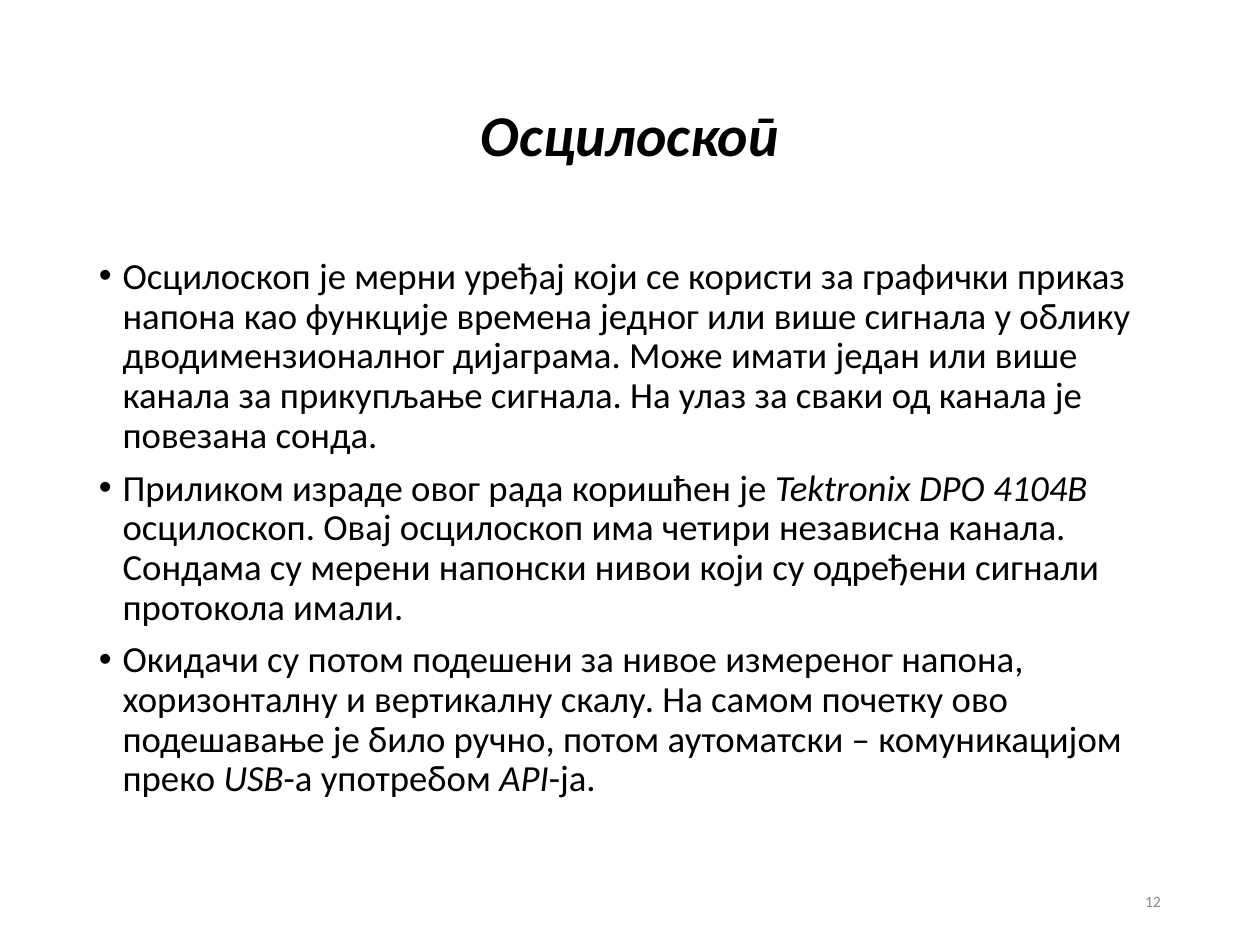
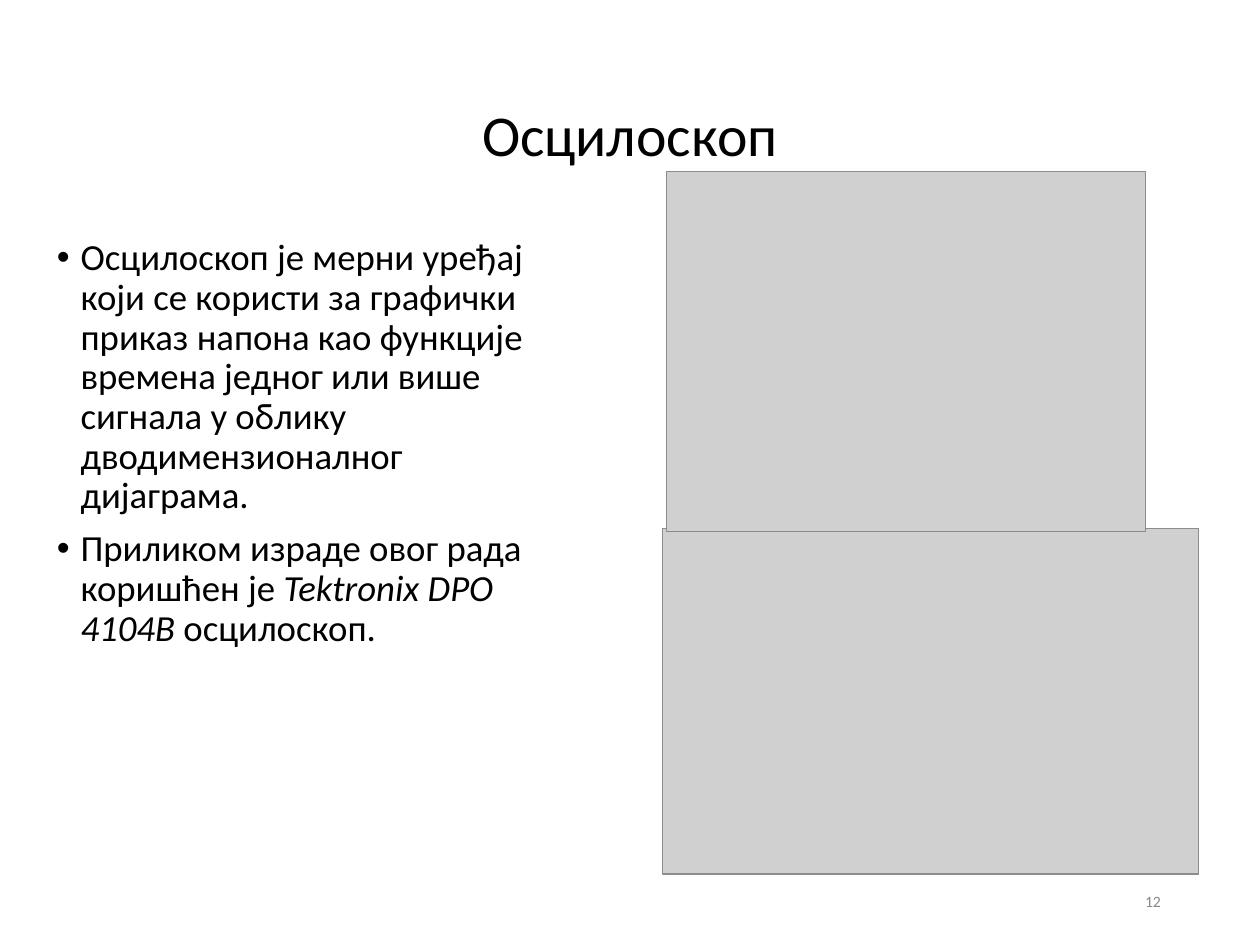
Before and after one commit to fjasic/bsc, a slide deck: slide 12 of documentation/Filip_Jasic_RA46-2014-prezentacija.ppt. Drawn at 1260x945 pixels with LibreOffice and Linux fonts; fonts in the diff are those of the drawing; grey boxes stand for pictures; background and template pictures are left out. Boxes give left, top, right and bottom in pixels: in the first picture for what was removed or moved away, otherwise in the second. Text is boxed around its words. In the diff, an @@ line names an element or a change of style, - is before the commit and + after.

```diff
--- a/documentation/Filip_Jasic_RA46-2014-prezentacija.ppt
+++ b/documentation/Filip_Jasic_RA46-2014-prezentacija.ppt
@@ title "Осцилоскоп" at (x1=482, y1=118, x2=778, y2=166): bold off, italic off @@
@@ picture added at (x1=667, y1=171, x2=1145, y2=530) @@
@@ text at (x1=81, y1=244, x2=523, y2=647): text changed @@
-• Осцилоскоп је мерни уређај који се користи за графички приказ напона као функције времена једног или више сигнала у облику дводимензионалног дијаграма. Може имати један или више канала за прикупљање сигнала. На улаз за сваки од канала је повезана сонда.
-• Приликом израде овог рада коришћен је Tektronix DPO 4104B осцилоскоп. Овај осцилоскоп има четири независна канала. Сондама су мерени напонски нивои који су одређени сигнали протокола имали.
-• Окидачи су потом подешени за нивое измереног напона, хоризонталну и вертикалну скалу. На самом почетку ово подешавање је било ручно, потом аутоматски – комуникацијом преко USB-а употребом API-ја.
+• Осцилоскоп је мерни уређај који се користи за графички приказ напона као функције времена једног или више сигнала у облику дводимензионалног дијаграма.
+• Приликом израде овог рада коришћен је Tektronix DPO 4104B осцилоскоп.
@@ picture added at (x1=663, y1=528, x2=1198, y2=873) @@
```
Also in this commit, not shown: 11 other slides changed, 2 slides removed.
